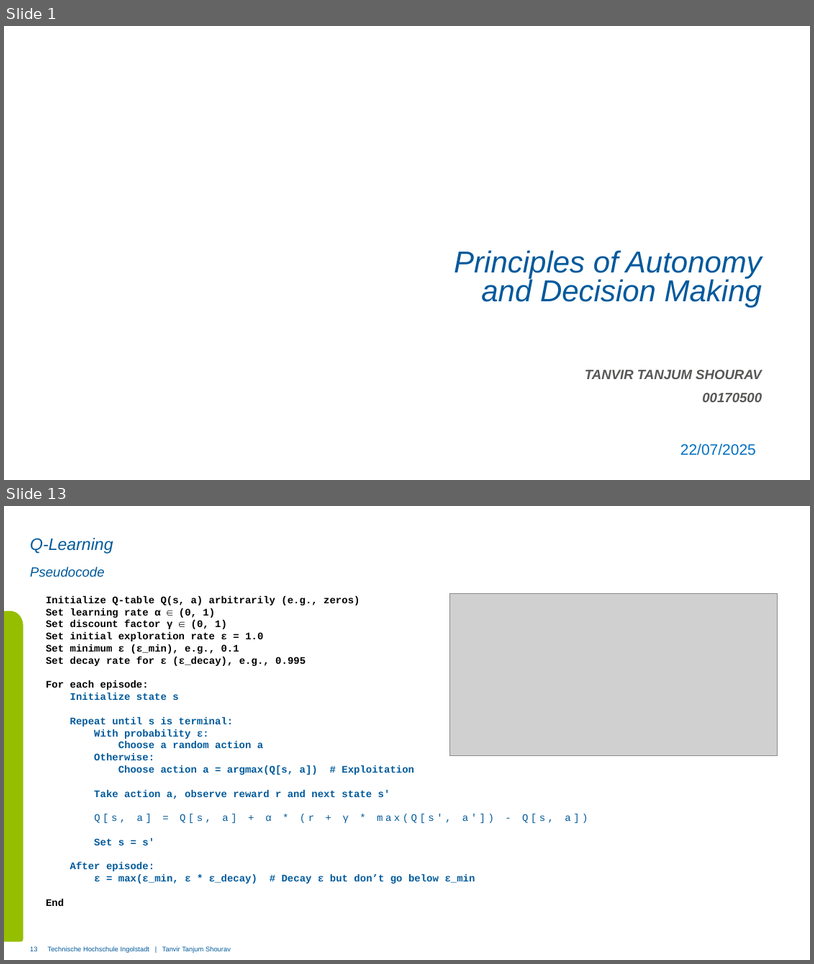
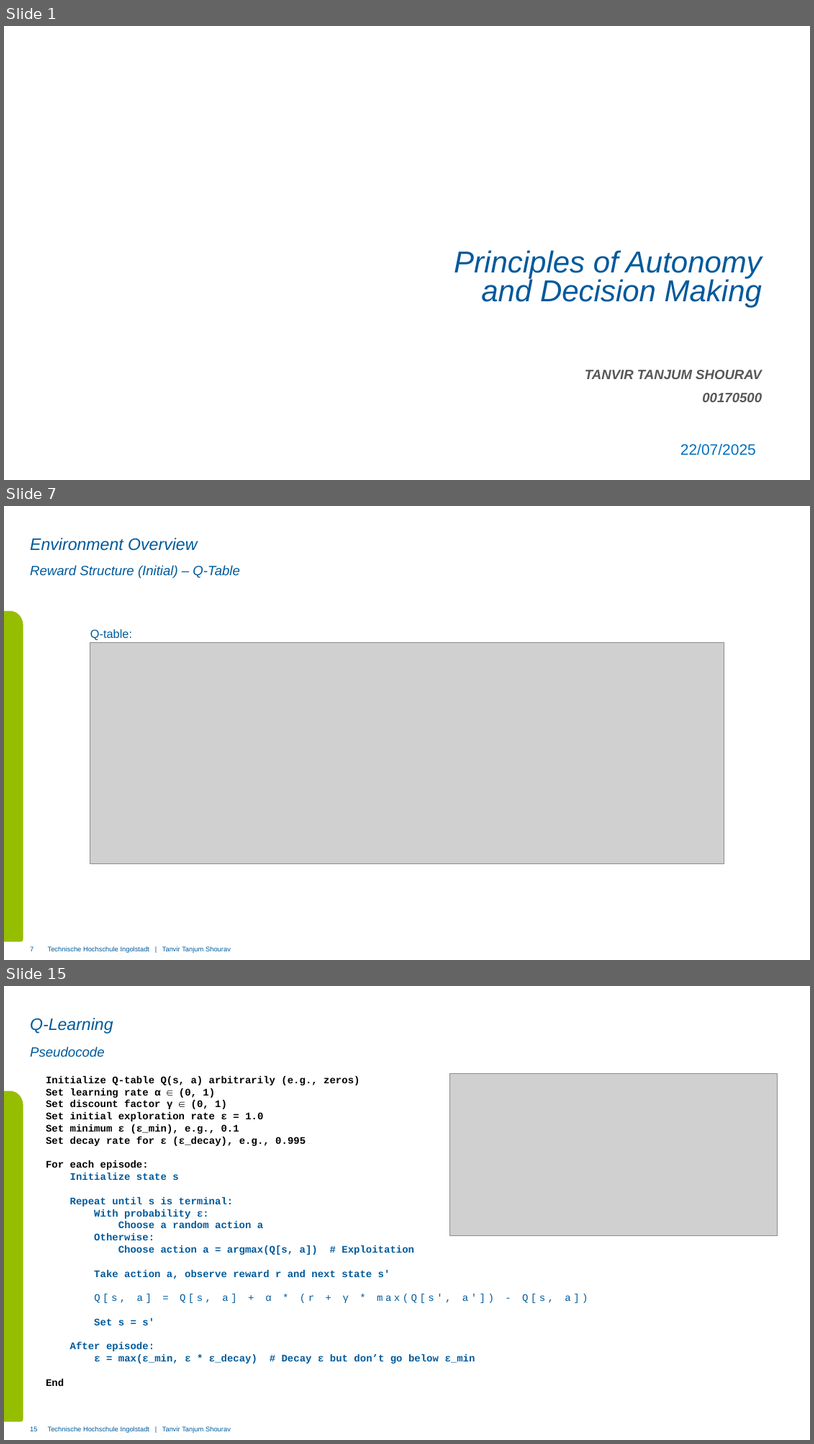
Before and after one commit to tanvirtanjum/THI_SS2025_PADM_PROJECT, a slide deck: Presentation and submission/PADM_00170500.pptx. Shown one above the other, each under a label of ours: slides 1 and 13 before the commit, slides 1, 7 and 15 after it; the slides between them are not shown. The pictures are 814x964 and 814x1444 pixels, drawn with LibreOffice and Linux fonts; fonts in the diff are those of the drawing; grey boxes stand for pictures; background and template pictures are left out. Boxes give left, top, right and bottom in pixels: in the first picture for what was removed or moved away, otherwise in the second. Text is boxed around its words. In the diff, an @@ line names an element or a change of style, - is before the commit and + after.

```diff
--- a/Presentation and submission/PADM_00170500.pptx
+++ b/Presentation and submission/PADM_00170500.pptx
@@ slide 7 added at <box>4,506,810,960</box>, background #FFFFFF; not listed: 2 template elements that a slide beside it also shows @@
@@ title added at <box>30,538,197,551</box>, 19.8 pt, text #005A9B, italic @@
+Environment Overview
@@ subtitle added at <box>30,565,240,578</box>, 16 pt, text #005A9B, italic @@
+Reward Structure (Initial) – Q-Table
@@ text added at <box>90,629,132,640</box>, 14 pt, text #005A9B @@
+Q-table:
@@ picture added at <box>90,643,725,864</box> @@
@@ page number added at <box>30,946,34,951</box>, 8 pt, text #005A9B @@
+7
@@ what was slide 13 is now slide 15 @@
```
Also in this commit, not shown: 11 slides changed, 1 other slide added, 5 other files.
